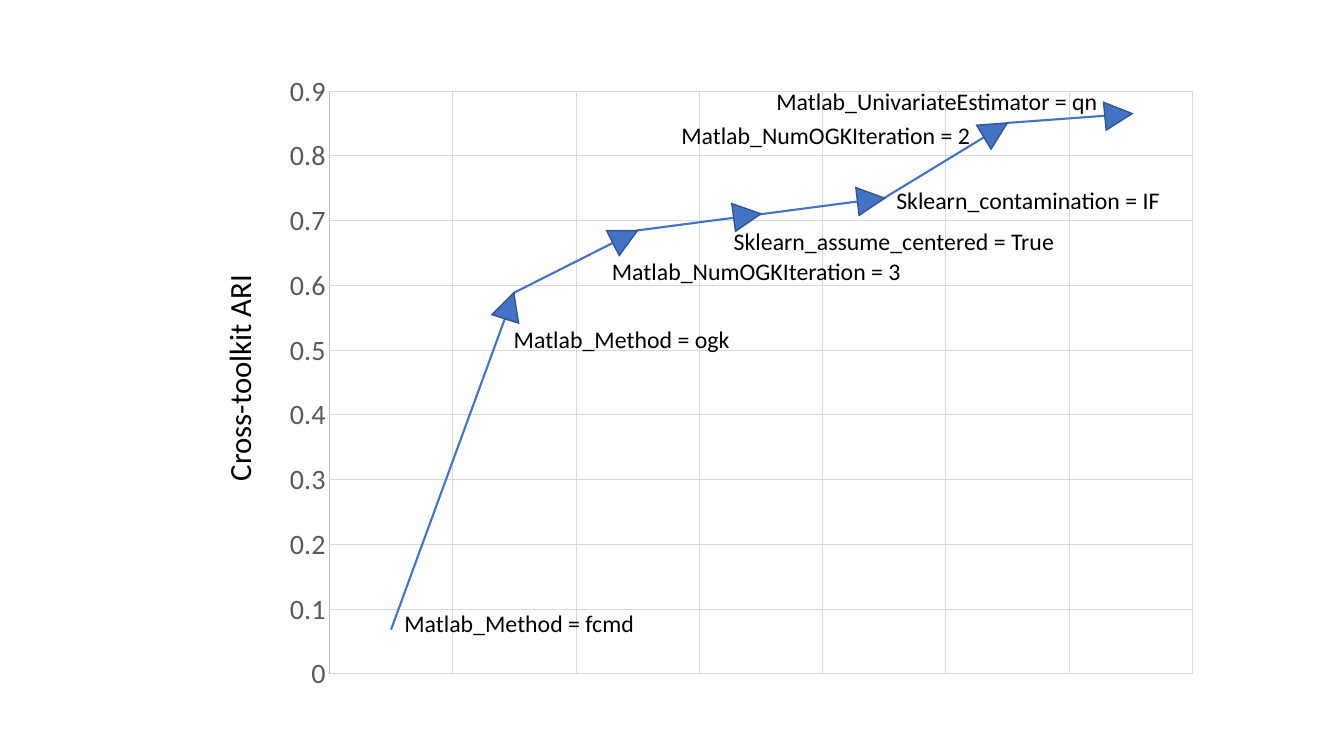
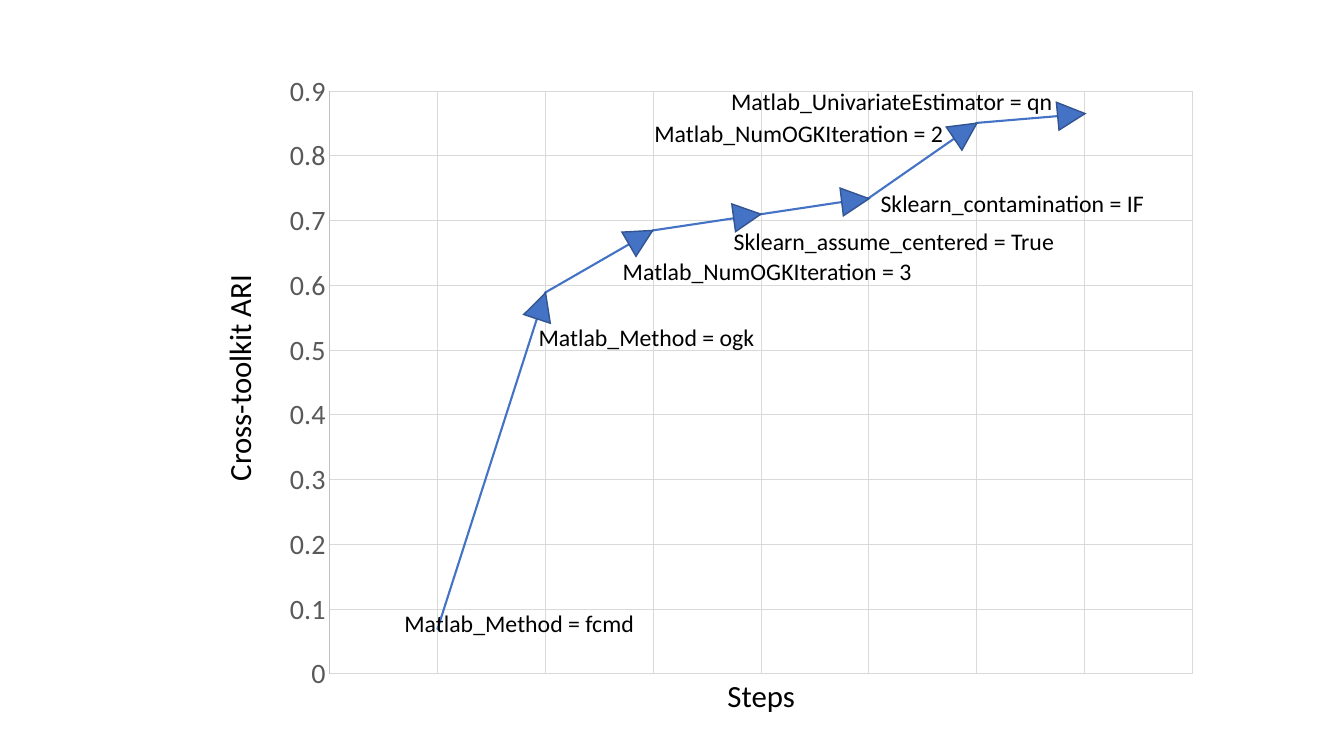
Before and after one commit to MuyeedAhmed/AnomalyAlgoDiagnosis, a slide deck: slide 1 of Fig/Paper Figs/vertebral_EE_SvM_S_Trajectory_pp.pptx. Drawn at 1344x756 pixels with LibreOffice and Linux fonts; fonts in the diff are those of the drawing. Boxes give left, top, right and bottom in pixels: in the first picture for what was removed or moved away, otherwise in the second. Text is boxed around its words. In the diff, an @@ line names an element or a change of style, - is before the commit and + after.

```diff
--- a/Fig/Paper Figs/vertebral_EE_SvM_S_Trajectory_pp.pptx
+++ b/Fig/Paper Figs/vertebral_EE_SvM_S_Trajectory_pp.pptx
@@ scatter lines chart at bbox=[232, 26, 1193, 697] @@
@@ category axis changed @@
@@ text "Matlab_UnivariateEstimator = qn": place and size @@
-text "Matlab_UnivariateEstimator = qn" at bbox=[776, 93, 1097, 117]
+text "Matlab_UnivariateEstimator = qn" at bbox=[731, 93, 1052, 117]
@@ text "Matlab_NumOGKIteration = 2": place and size @@
-text "Matlab_NumOGKIteration = 2" at bbox=[681, 127, 970, 151]
+text "Matlab_NumOGKIteration = 2" at bbox=[654, 125, 943, 149]
@@ triangle at bbox=[947, 111, 985, 150]: rotation 58 to 56 degrees @@
@@ triangle: place and size @@
-triangle at bbox=[1104, 99, 1134, 130]
+triangle at bbox=[1057, 99, 1087, 130]
@@ triangle: place and size @@
-triangle at bbox=[856, 185, 886, 216]
+triangle at bbox=[841, 185, 871, 216]
@@ text "Sklearn_contamination = IF": place and size @@
-text "Sklearn_contamination = IF" at bbox=[896, 189, 1160, 213]
+text "Sklearn_contamination = IF" at bbox=[881, 195, 1144, 216]
@@ triangle at bbox=[622, 218, 660, 256]: rotation 63 to 59 degrees @@
@@ text "Matlab_NumOGKIteration = 3": place and size @@
-text "Matlab_NumOGKIteration = 3" at bbox=[612, 263, 900, 284]
+text "Matlab_NumOGKIteration = 3" at bbox=[623, 263, 911, 284]
@@ triangle: place and size @@
-triangle at bbox=[493, 289, 528, 323]
+triangle at bbox=[524, 289, 559, 323]
@@ text "Matlab_Method = ogk": place and size @@
-text "Matlab_Method = ogk" at bbox=[514, 331, 730, 352]
+text "Matlab_Method = ogk" at bbox=[539, 329, 755, 351]
@@ text added at bbox=[727, 687, 794, 712], 22 pt, text #000000 @@
+Steps
```
Also in this commit, not shown: 11 other files.
